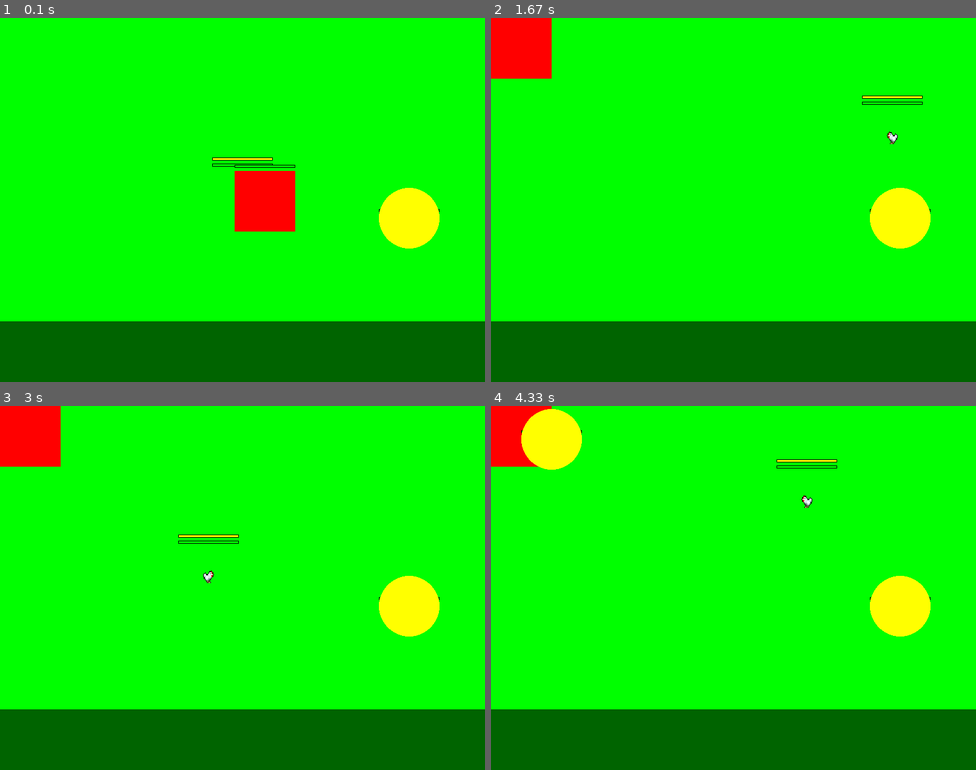
Above: before the commit, frames 1-4 (two rows, left to right).
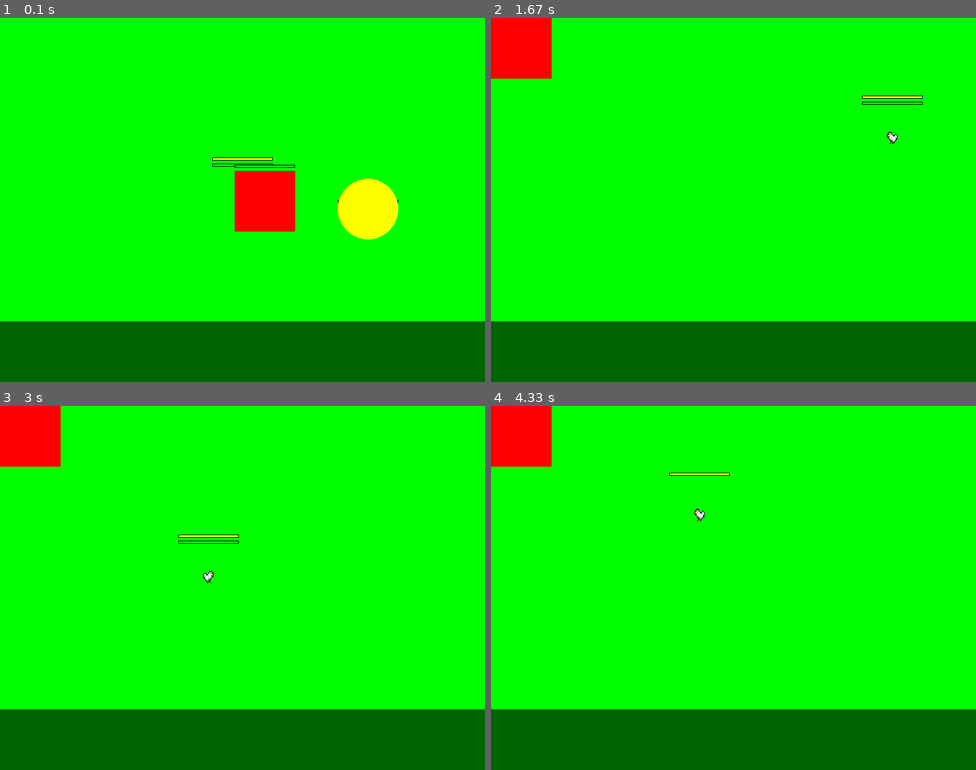
Above: after the commit, the same moments.

Repository: Zakihung/The-Chickening
Game: pygame game, started from main.py
Two runs of this game, one before a commit and one after it. Both use one fixed random seed, a clock stepped at 60 frames per second and the inputs below.
Inputs:
- Up to frame 1 (0.1 s): no input
- Up to frame 2 (1.67 s): hold Right 0.33-0.8 s; hold Up 0.83-1.13 s; hold Right 1.17-1.63 s
- Up to frame 3 (3 s): hold Left 1.67-2.2 s; hold Down 2.23-2.53 s; hold Left 2.57-2.97 s
- Up to frame 4 (4.33 s): hold Up 3-3.37 s; hold Right 3.4-4.03 s

The runs differ from the first frame. In frame 1, 2.6% of the frame differs, in the area x 69-91%, y 44-64%; in frame 2, 1.6%; in frame 3, 1.6%; in frame 4, 3.6%, in the area x 6-91%, y 0-64%.

Commit message:
Add phase 2-3 for Boss with frequent attacks and rage mode

Diff:
--- a/modules/entities/boss.py
+++ b/modules/entities/boss.py
@@ -30,6 +30,8 @@
         self.spear_damage = 40  # Sát thương thương
         self.spear_speed = 12  # Tốc độ spear proj
         self.spear_length = 100  # Range dài (extend hitbox hoặc proj size)
+        self.charge_cooldown_base = 3.0  # Cooldown charge base (giảm phase 2)
+        self.rage_mult = 1.5  # Tăng damage/speed phase 3
 
     def update(self, delta_time, player=None):
         """
@@ -48,22 +50,51 @@
             self.speed *= 1.2  # Thêm tốc
             self.summon_minions(5)  # Summon cáo con
 
-        if player and self.attack_cooldown <= 0 and self.phase == 1:
-            # Phase 1: Lao với thương
+        if player and self.attack_cooldown <= 0:
             dx = player.rect.centerx - self.rect.centerx
             dy = player.rect.centery - self.rect.centery
             dist = math.hypot(dx, dy)
             if dist > 0:
                 base_dir = pygame.Vector2(dx / dist, dy / dist)
                 self.direction = base_dir
-                self.dash_duration = 1.0  # Dash 1s
-                self.attack_cooldown = 3.0  # Cooldown 3s
-                # Spawn spear proj dài hướng player
-                spear_rect = pygame.Rect(self.rect.centerx, self.rect.centery, self.spear_length, 10)
-                spear = Projectile(self.rect.centerx, self.rect.centery, base_dir, 'ranged', self.spear_damage,
-                                   self.spear_speed)
-                spear.rect = spear_rect  # Extend rect cho long spear
-                self.projectiles.append(spear)  # Reuse projectiles list từ Enemy
+
+                if self.phase == 1:
+                    # Phase 1: Base charge + spear
+                    self.dash_duration = 1.0
+                    spear = Projectile(self.rect.centerx, self.rect.centery, base_dir, 'ranged', self.spear_damage,
+                                       self.spear_speed)
+                    spear.rect.width = self.spear_length  # Long spear
+                    self.projectiles.append(spear)
+                    self.attack_cooldown = self.charge_cooldown_base
+
+                elif self.phase == 2:
+                    # Phase 2: Frequent charge (cooldown giảm), double spear
+                    self.dash_duration = 1.5  # Dash lâu hơn
+                    for i in [-0.1, 0.1]:  # Double spear spread
+                        offset_dir = base_dir.rotate(i * 30)  # Spread 30 độ
+                        spear = Projectile(self.rect.centerx, self.rect.centery, offset_dir, 'ranged',
+                                           self.spear_damage, self.spear_speed)
+                        spear.rect.width = self.spear_length
+                        self.projectiles.append(spear)
+                    self.attack_cooldown = self.charge_cooldown_base * 0.7  # Cooldown ngắn hơn
+
+                elif self.phase == 3:
+                    # Phase 3: Rage - tăng damage/speed, summon on charge
+                    self.dash_duration = 2.0
+                    self.spear_damage *= self.rage_mult
+                    spear = Projectile(self.rect.centerx, self.rect.centery, base_dir, 'ranged', self.spear_damage,
+                                       self.spear_speed * self.rage_mult)
+                    spear.rect.width = self.spear_length * 1.5
+                    self.projectiles.append(spear)
+                    self.summon_minions(2)  # Summon thêm mỗi charge
+                    self.attack_cooldown = self.charge_cooldown_base * 0.5  # Rất nhanh
+
+        # Update projectiles (thêm vào sau minions update)
+        for proj in self.projectiles[:]:
+            proj.update(delta_time)
+            proj.check_collision([player])
+            if not proj.alive:
+                self.projectiles.remove(proj)
 
         if self.attack_cooldown > 0:
             self.attack_cooldown -= delta_time
@@ -96,3 +127,6 @@
         # Vẽ minions
         for minion in self.minions:
             minion.draw(screen)
+
+        for proj in self.projectiles:
+            proj.draw(screen)
